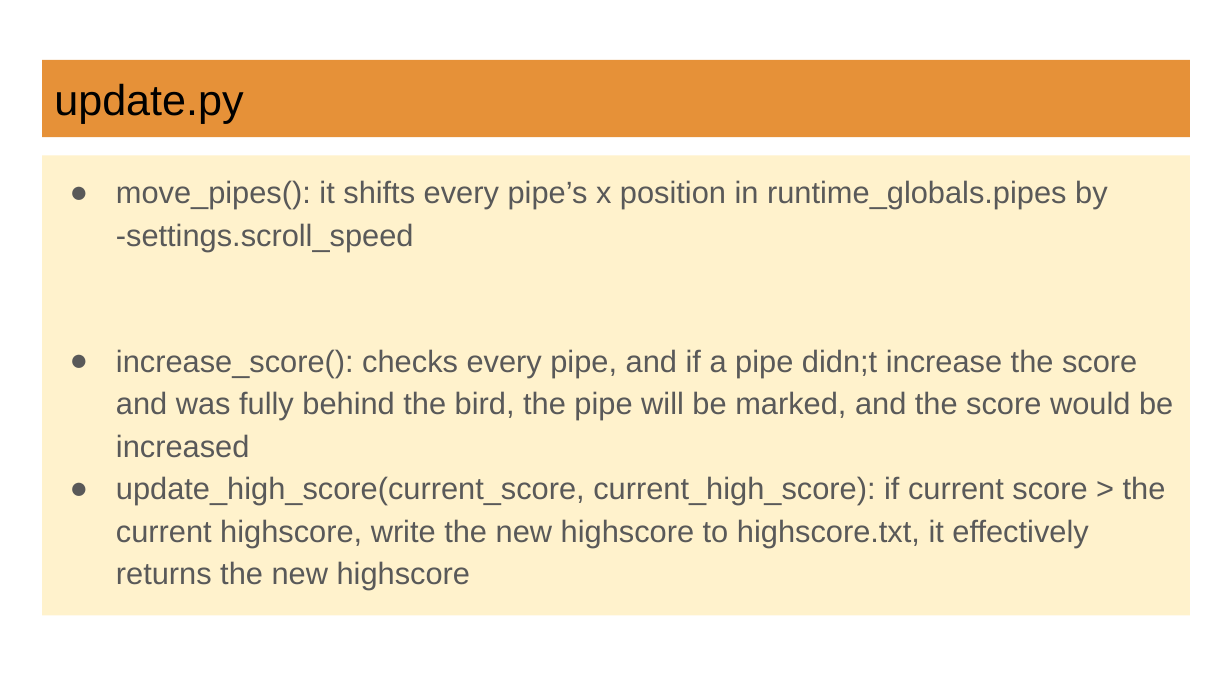
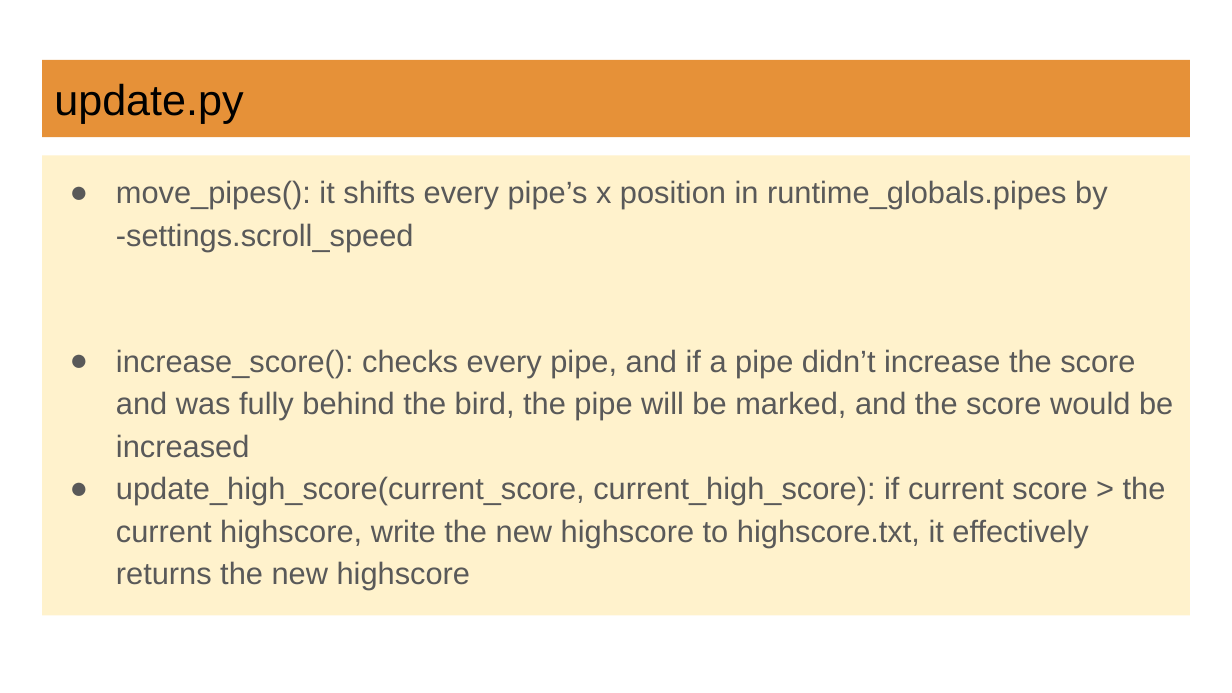
Before and after one commit to Rusomati/flappy_bird, a slide deck: slide 23 of flappy bird documentation.pptx. Drawn at 1232x693 pixels with LibreOffice and Linux fonts; fonts in the diff are those of the drawing. Boxes give left, top, right and bottom in pixels: in the first picture for what was removed or moved away, otherwise in the second. Text is boxed around its words. In the diff, an @@ line names an element or a change of style, - is before the commit and + after.

```diff
--- a/flappy bird documentation.pptx
+++ b/flappy bird documentation.pptx
@@ text at [116,349,1173,458]: text changed @@
-● increase_score(): checks every pipe, and if a pipe didn;t increase the score and was fully behind the bird, the pipe will be marked, and the score would be increased
+● increase_score(): checks every pipe, and if a pipe didn’t increase the score and was fully behind the bird, the pipe will be marked, and the score would be increased
```
Also in this commit, not shown: 23 other slides changed, 1 other file.
